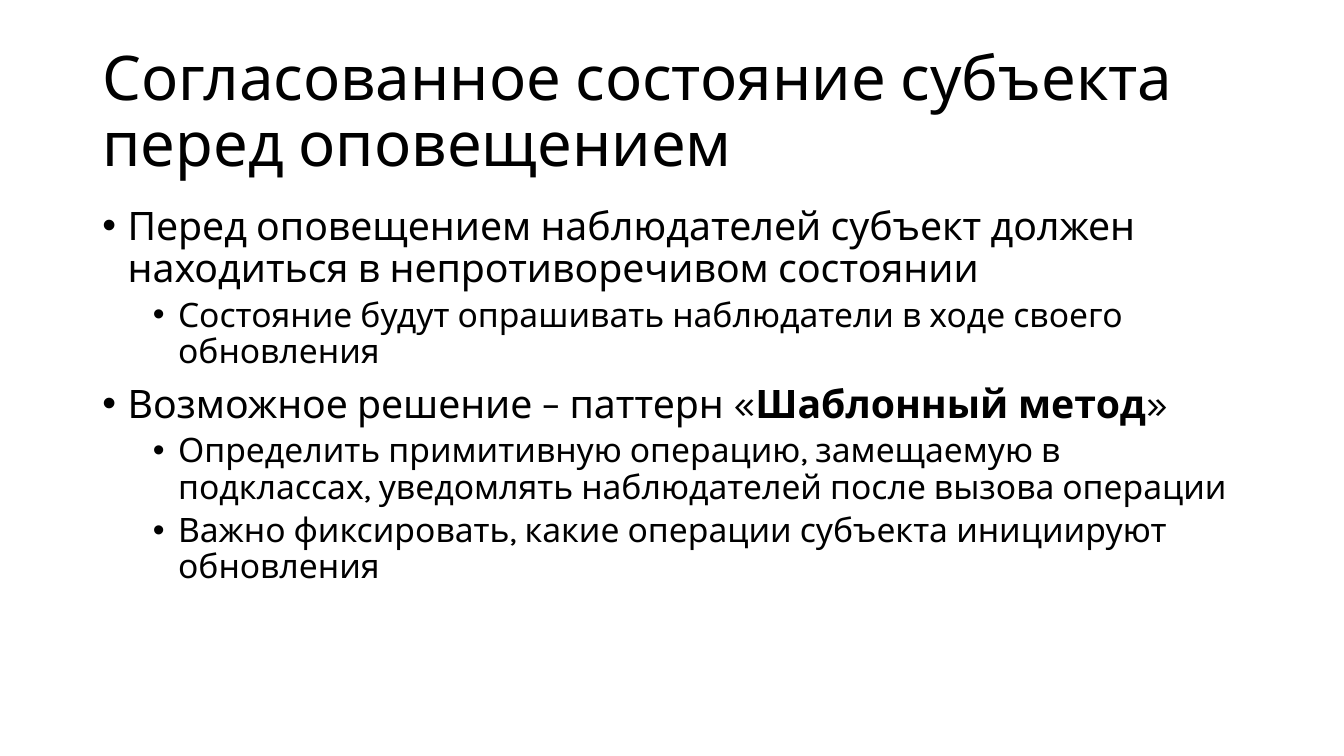
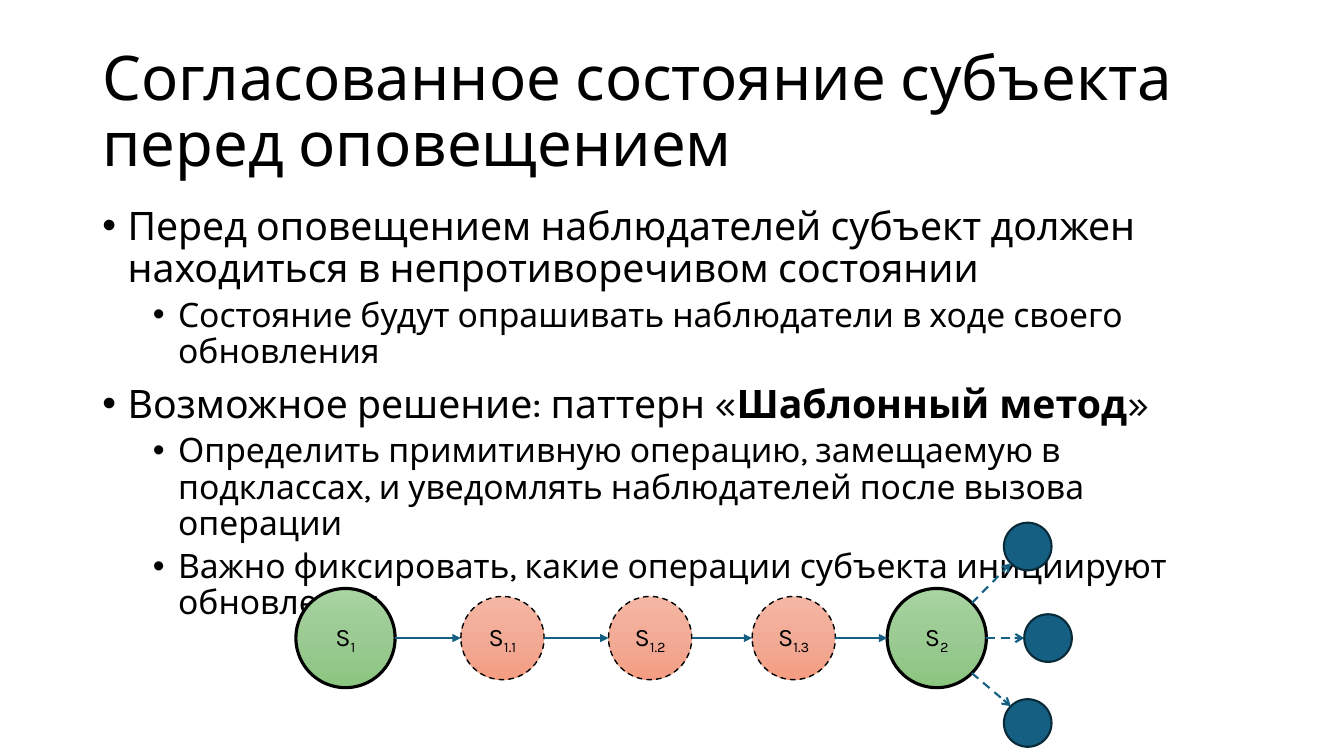
Before and after one commit to alexey-malov/ood, a slide deck: slide 41 of lectures/02.observer/observer.pptx (slide 39 before the commit). Drawn at 1344x756 pixels with LibreOffice and Linux fonts; fonts in the diff are those of the drawing. Boxes give left, top, right and bottom in pixels: in the first picture for what was removed or moved away, otherwise in the second. Text is boxed around its words. In the diff, an @@ line names an element or a change of style, - is before the commit and + after.

Commit message:
Обновлена презентация по паттерну Observer

```diff
--- a/lectures/02.observer/observer.pptx
+++ b/lectures/02.observer/observer.pptx
@@ text at [128,387,1149,543]: text changed @@
-• Возможное решение – паттерн «Шаблонный метод»
-  • Определить примитивную операцию, замещаемую в подклассах, уведомлять наблюдателей после вызова операции
+• Возможное решение: паттерн «Шаблонный метод»
+  • Определить примитивную операцию, замещаемую в подклассах, и уведомлять наблюдателей после вызова операции
@@ ellipse added at [1004,523,1052,571], fill #156082, outline #092A39 1.5 pt @@
@@ arrow added from (972, 603) to (1011, 564), #156082 1.5 pt dashed @@
@@ ellipse added at [296,589,395,688], fill gradient #A8D5A0 to #9CCA94 to #8AC680, outline #000000 2.25 pt, 18 pt, text #000000 @@
+S1
@@ ellipse added at [461,597,544,681], fill gradient #F5B8A5 to #F2AB96 to #F59E82, outline #000000 1 pt dashed, 18 pt, text #000000 @@
+S1.1
@@ ellipse added at [609,597,693,681], fill gradient #F5B8A5 to #F2AB96 to #F59E82, outline #000000 1 pt dashed, 18 pt, text #000000 @@
+S1.2
@@ ellipse added at [752,597,836,681], fill gradient #F5B8A5 to #F2AB96 to #F59E82, outline #000000 1 pt dashed, 18 pt, text #000000 @@
+S1.3
@@ ellipse added at [887,589,986,688], fill gradient #A8D5A0 to #9CCA94 to #8AC680, outline #000000 2.25 pt, 18 pt, text #000000 @@
+S2
@@ ellipse added at [1024,614,1072,661], fill #156082, outline #092A39 1.5 pt @@
@@ arrow added from (395, 638) to (461, 638), #156082 1.5 pt @@
@@ arrow added from (544, 638) to (609, 638), #156082 1.5 pt @@
@@ arrow added from (692, 638) to (752, 638), #156082 1.5 pt @@
@@ arrow added from (836, 638) to (887, 638), #156082 1.5 pt @@
@@ arrow added from (987, 638) to (1024, 638), #156082 1.5 pt dashed @@
@@ arrow added from (972, 674) to (1011, 707), #156082 1.5 pt dashed @@
@@ ellipse added at [1004,700,1052,747], fill #156082, outline #092A39 1.5 pt @@
```
Also in this commit, not shown: 1 other slide changed, 2 slides added.
